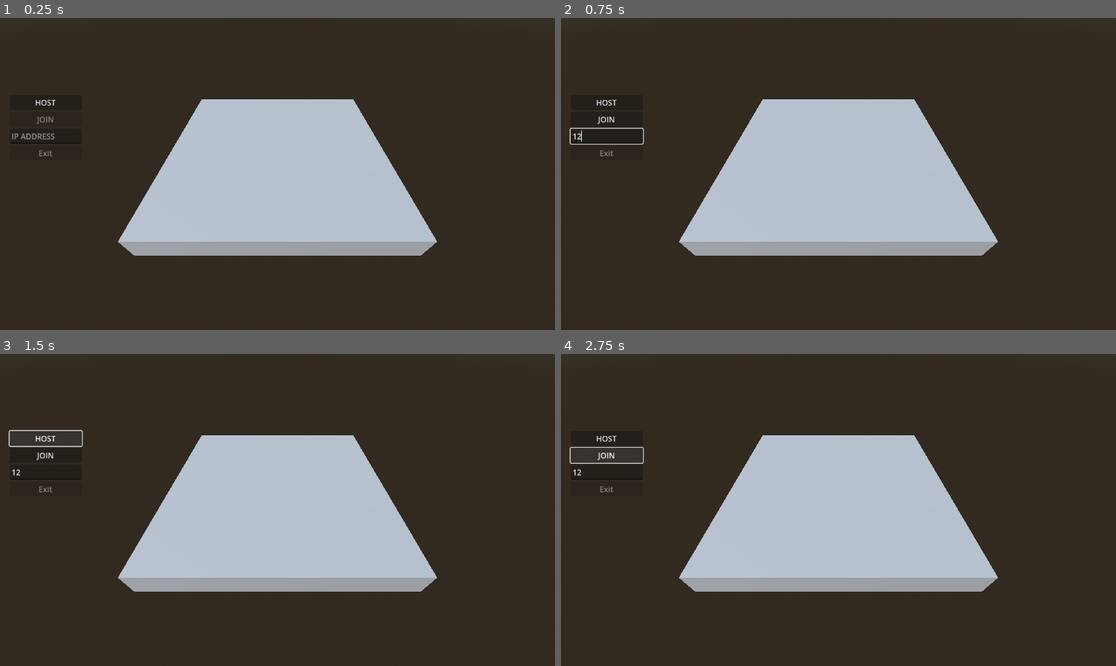
Above: before the commit, frames 1-4 (two rows, left to right).
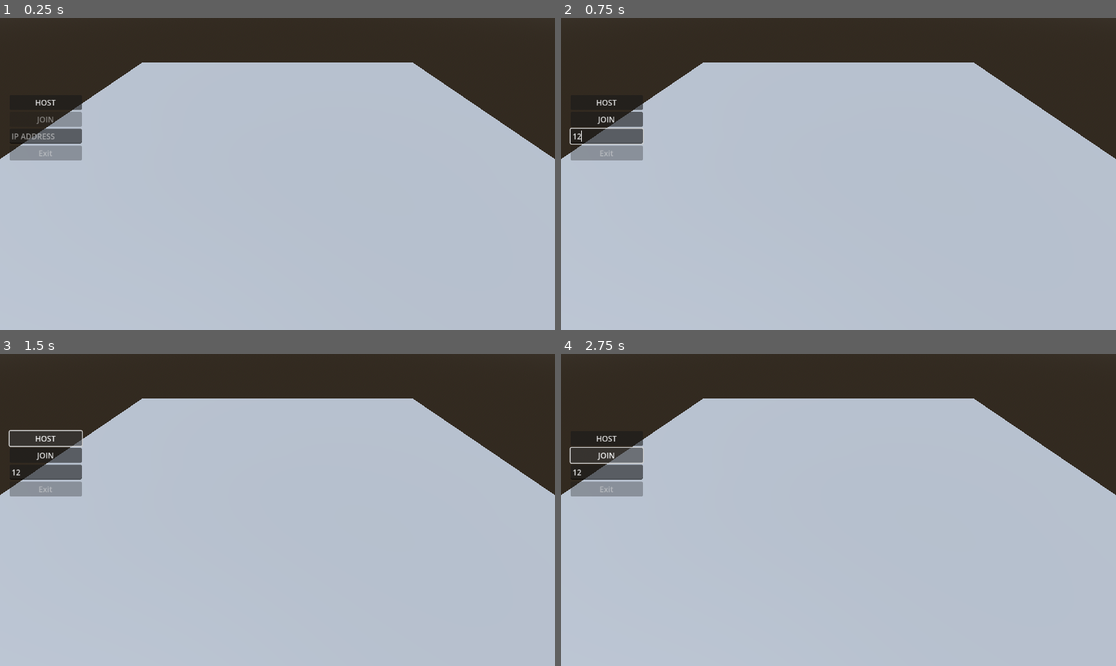
Above: after the commit, the same moments.

Repository: LeonStansfield/Basic-Godot-Multiplayer-Framework
Game: Godot game, scene res://Scenes/main.tscn
Two runs of this game, one before a commit and one after it. Both use one fixed random seed, a clock stepped at 60 frames per second and the inputs below.
Inputs (mouse positions are in pixels of both pictures, inside the frame that each line leads up to):
- Up to frame 1 (0.25 s): no input
- Up to frame 2 (0.75 s): click (605, 136) at 0.52 s; type "12" at 0.6 s
- Up to frame 3 (1.5 s): click "HOST" at 1.25 s
- Up to frame 4 (2.75 s): click "JOIN" at 2 s

The runs differ from the first frame. In frame 1, 58% of the frame differs, in the area x 0-100%, y 14-100%; in frame 2, 58%; in frame 3, 58%; in frame 4, 58%.

Commit message:
Added singleplayer testing scene and improved player code.

Diff:
--- /dev/null
+++ b/Prefabs/ball.tscn
@@ -0,0 +1,20 @@
+[gd_scene load_steps=4 format=3 uid="uid://da2cjrqbi7ywy"]
+
+[sub_resource type="PhysicsMaterial" id="PhysicsMaterial_2kv05"]
+friction = 0.3
+bounce = 0.95
+
+[sub_resource type="SphereShape3D" id="SphereShape3D_2kv05"]
+
+[sub_resource type="SphereMesh" id="SphereMesh_8a2hy"]
+radial_segments = 16
+rings = 8
+
+[node name="Ball" type="RigidBody3D"]
+physics_material_override = SubResource("PhysicsMaterial_2kv05")
+
+[node name="CollisionShape3D" type="CollisionShape3D" parent="."]
+shape = SubResource("SphereShape3D_2kv05")
+
+[node name="MeshInstance3D" type="MeshInstance3D" parent="."]
+mesh = SubResource("SphereMesh_8a2hy")
--- a/Scenes/main.tscn
+++ b/Scenes/main.tscn
@@ -11,6 +11,9 @@
 [sub_resource type="Environment" id="Environment_8gbba"]
 background_mode = 2
 sky = SubResource("Sky_bo1nx")
+
+[sub_resource type="BoxShape3D" id="BoxShape3D_bo1nx"]
+size = Vector3(25, 1, 25)
 
 [node name="Main" type="Node3D"]
 
@@ -60,9 +63,15 @@
 shadow_enabled = true
 directional_shadow_blend_splits = true
 
-[node name="Ground" type="CSGBox3D" parent="."]
+[node name="Ground" type="StaticBody3D" parent="."]
+
+[node name="CollisionShape3D" type="CollisionShape3D" parent="Ground"]
 transform = Transform3D(1, 0, 0, 0, 1, 0, 0, 0, 1, 0, -0.5, 0)
-size = Vector3(10, 1, 10)
+shape = SubResource("BoxShape3D_bo1nx")
+
+[node name="CSGBox3D" type="CSGBox3D" parent="Ground"]
+transform = Transform3D(1, 0, 0, 0, 1, 0, 0, 0, 1, 0, -0.5, 0)
+size = Vector3(25, 1, 25)
 
 [node name="SpawnPoint" type="Marker3D" parent="."]
 
--- /dev/null
+++ b/Scenes/test.tscn
@@ -0,0 +1,50 @@
+[gd_scene load_steps=7 format=3 uid="uid://drfflkb1hn5uk"]
+
+[ext_resource type="PackedScene" uid="uid://da2cjrqbi7ywy" path="res://Prefabs/ball.tscn" id="1_8od7v"]
+[ext_resource type="PackedScene" uid="uid://d2qqevyfm5qko" path="res://Prefabs/player.tscn" id="2_qc4db"]
+
+[sub_resource type="ProceduralSkyMaterial" id="ProceduralSkyMaterial_ys1qc"]
+
+[sub_resource type="Sky" id="Sky_bo1nx"]
+sky_material = SubResource("ProceduralSkyMaterial_ys1qc")
+
+[sub_resource type="Environment" id="Environment_35xla"]
+background_mode = 2
+sky = SubResource("Sky_bo1nx")
+
+[sub_resource type="BoxShape3D" id="BoxShape3D_i3aeo"]
+size = Vector3(25, 1, 25)
+
+[node name="Test" type="Node3D"]
+
+[node name="SpawnRoot" type="Node3D" parent="."]
+
+[node name="Ball" parent="SpawnRoot" instance=ExtResource("1_8od7v")]
+transform = Transform3D(1, 0, 0, 0, 1, 0, 0, 0, 1, 0, 2, 0)
+
+[node name="Player" parent="SpawnRoot" instance=ExtResource("2_qc4db")]
+transform = Transform3D(1, 0, 0, 0, 1, 0, 0, 0, 1, -3, 0, 0)
+is_networked = false
+
+[node name="WorldEnvironment" type="WorldEnvironment" parent="."]
+environment = SubResource("Environment_35xla")
+
+[node name="DirectionalLight3D" type="DirectionalLight3D" parent="."]
+transform = Transform3D(0.707107, 0.5, -0.5, 0, 0.707107, 0.707107, 0.707107, -0.5, 0.5, 0, 0, 0)
+shadow_enabled = true
+directional_shadow_blend_splits = true
+
+[node name="SpawnPoint" type="Marker3D" parent="."]
+
+[node name="Camera3D" type="Camera3D" parent="."]
+transform = Transform3D(1, 0, 0, 0, 0.707107, 0.707107, 0, -0.707107, 0.707107, 0, 6, 8)
+
+[node name="Ground" type="StaticBody3D" parent="."]
+
+[node name="CollisionShape3D" type="CollisionShape3D" parent="Ground"]
+transform = Transform3D(1, 0, 0, 0, 1, 0, 0, 0, 1, 0, -0.5, 0)
+shape = SubResource("BoxShape3D_i3aeo")
+
+[node name="CSGBox3D" type="CSGBox3D" parent="Ground"]
+transform = Transform3D(1, 0, 0, 0, 1, 0, 0, 0, 1, 0, -0.5, 0)
+size = Vector3(25, 1, 25)
--- a/scripts/player.gd
+++ b/scripts/player.gd
@@ -1,26 +1,34 @@
 extends CharacterBody3D
 
-@export var speed: float = 5.0
+@export var speed: float = 8.0
+@export var acceleration: float = 5.0
+@export var deceleration: float = 8.0
+@export var is_networked: bool = true
+
 var net_ready: bool = false
+var gravity: float = ProjectSettings.get_setting("physics/3d/default_gravity")
 
 func set_network_ready(v: bool) -> void:
 	net_ready = v
 
 func _physics_process(delta: float) -> void:
-	if is_multiplayer_authority() and net_ready:
-		var direction: Vector3 = Vector3.ZERO
+	if (is_multiplayer_authority() and net_ready) or not is_networked:
+		# Apply gravity when not on the floor
+		if not is_on_floor():
+			velocity.y -= gravity * delta
 
-		if Input.is_action_pressed("move_forward"):
-			direction.z -= 1.0
-		if Input.is_action_pressed("move_back"):
-			direction.z += 1.0
-		if Input.is_action_pressed("move_left"):
-			direction.x -= 1.0
-		if Input.is_action_pressed("move_right"):
-			direction.x += 1.0
+		# Get input and create a direction vector relative to player rotation
+		var input_dir := Input.get_vector("move_left", "move_right", "move_forward", "move_back")
+		var direction := (transform.basis * Vector3(input_dir.x, 0, input_dir.y)).normalized()
 
-		velocity.x = direction.normalized().x * speed
-		velocity.z = direction.normalized().z * speed
+		# Handle horizontal movement with acceleration and deceleration
+		if direction:
+			velocity.x = lerp(velocity.x, direction.x * speed, acceleration * delta)
+			velocity.z = lerp(velocity.z, direction.z * speed, acceleration * delta)
+		else:
+			velocity.x = lerp(velocity.x, 0.0, deceleration * delta)
+			velocity.z = lerp(velocity.z, 0.0, deceleration * delta)
+
 		move_and_slide()
 
 		# Send the local player's transform to all other peers.
@@ -29,5 +37,5 @@
 @rpc("any_peer", "unreliable")
 func update_position(new_transform: Transform3D) -> void:
 	# Only update the position if the player is not the authority for this node.
-	if not is_multiplayer_authority():
+	if not is_multiplayer_authority() || not is_networked:
 		global_transform = new_transform
Not shown: 1 places in Scenes/main.tscn that only renumber resources
